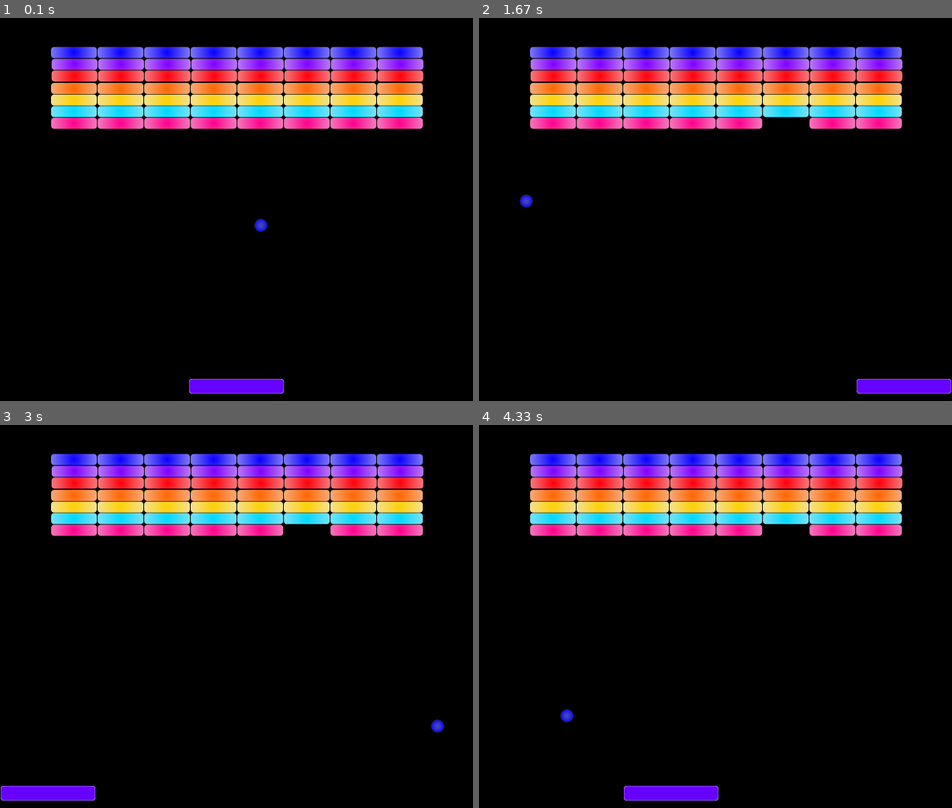
Above: before the commit, frames 1-4 (two rows, left to right).
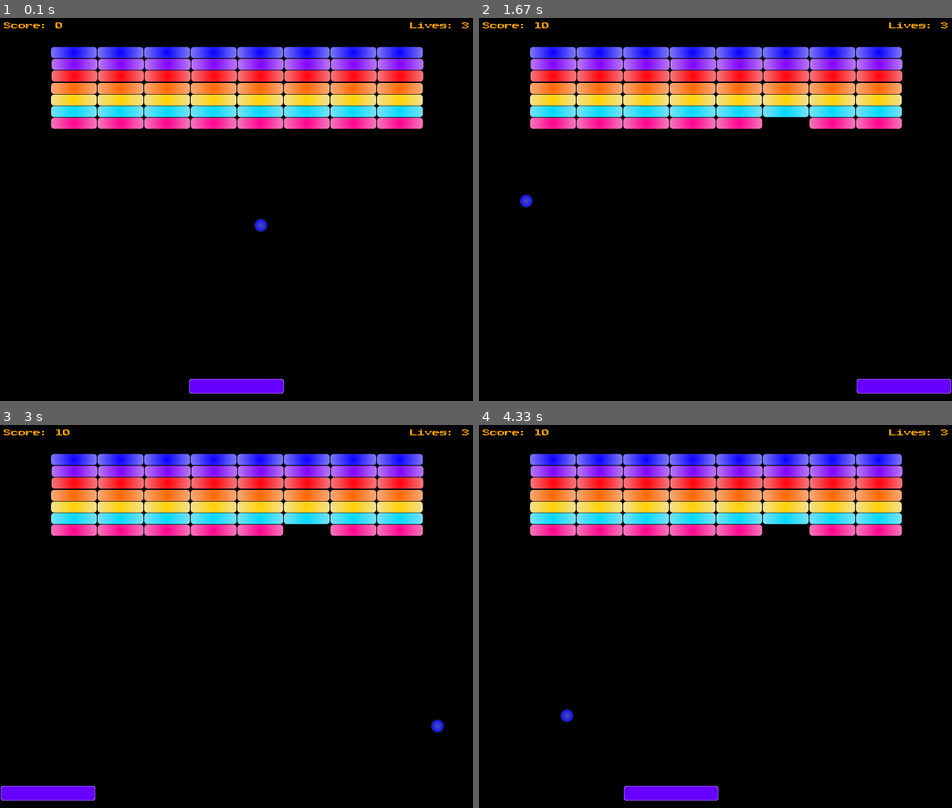
Above: after the commit, the same moments.

Repository: lielfr/pygame-breakout
Game: pygame game, started from main.py
Same seed, same stepped clock (60 frames per second), same inputs: the game is played once before the commit and once after it.
Inputs:
- Up to frame 1 (0.1 s): no input
- Up to frame 2 (1.67 s): tap R at 0.33, 0.67 s; hold Right 1-1.47 s
- Up to frame 3 (3 s): hold Left 2-2.53 s; hold Left 2.57-2.97 s
- Up to frame 4 (4.33 s): hold Right 3-3.63 s; hold Left 3.67-4.13 s; hold Right from 4.17 s (still down)

The runs differ from the first frame. In frame 1, 0.2% of the frame differs, in the area x 0-100%, y 1-3%; in frame 2, 0.2%; in frame 3, 0.2%; in frame 4, 0.2%.

Commit message:
Add lives and score

Diff:
--- a/breakout_game/__init__.py
+++ b/breakout_game/__init__.py
@@ -7,11 +7,12 @@
 from breakout_game.Bat import Bat
 from breakout_game.ball import Ball
 from breakout_game.bricks_manager import BricksManager
+from breakout_game.score_manager import Score
 
 
 class Game:
 
-    def init_sprites(self):
+    def init_sprites_and_score(self):
         self.bat = Bat()
         self.ball = Ball()
 
@@ -19,6 +20,7 @@
         self.all_sprites.add(self.bat, self.ball)
 
         self.bricks_manager = BricksManager(self.all_sprites)
+        self.score.reset()
 
     def __init__(self):
         pygame.init()
@@ -29,6 +31,7 @@
         self.bg_color = pygame.Color("black")
         self.text_color = pygame.Color("orange")
         self.game_over = False
+        self.score = Score()
 
         # linux/macOS: assets/PublicPixel.ttf
         # windows: assets\PublicPixel.ttf
@@ -47,7 +50,7 @@
             Const.font_size_score
         )
 
-        self.init_sprites()
+        self.init_sprites_and_score()
 
     def handle_events(self):
         pressed_keys = pygame.key.get_pressed()
@@ -78,8 +81,10 @@
         pygame.display.update()
         self.clock.tick(Const.FRAME_RATE)
 
-    def draw_game_over(self):
-        title_text = self.font_title.render('GAME OVER', True, self.text_color)
+    def draw_game_end(self, is_win):
+        self.all_sprites.empty()
+        text_to_display = 'YOU WON!' if is_win else 'GAME OVER'
+        title_text = self.font_title.render(text_to_display, True, self.text_color)
         title_text_rect = title_text.get_rect()
         title_text_rect.center = (Const.screen_width // 2, Const.screen_height // 2 - 20)
         self.screen.blit(title_text, title_text_rect)
@@ -89,16 +94,28 @@
         secondary_text_rect.center = (Const.screen_width // 2, Const.screen_height // 2 + 30)
         self.screen.blit(secondary_text, secondary_text_rect)
 
+    def draw_score_bar(self):
+        score_text = self.font_score_bar.render(f'Score: {self.score.current_score}', True, self.text_color)
+        score_text_rect = score_text.get_rect()
+        score_text_rect.topleft = (Const.score_pad, Const.score_pad)
+        self.screen.blit(score_text, score_text_rect)
+
+        lives_text = self.font_score_bar.render(f'Lives: {self.bat.live_number}', True, self.text_color)
+        lives_text_rect = lives_text.get_rect()
+        lives_text_rect.topright = (Const.screen_width - Const.score_pad, Const.score_pad)
+        self.screen.blit(lives_text, lives_text_rect)
+
     def reset(self):
         self.all_sprites.empty()
-        self.init_sprites()
+        self.init_sprites_and_score()
         self.game_over = False
 
 
     def draw(self):
         self.screen.fill(self.bg_color)
 
-        if self.game_over:
-            self.draw_game_over()
+        if self.game_over or self.score.is_win():
+            self.draw_game_end(self.score.is_win())
         else:
+            self.draw_score_bar()
             self.all_sprites.draw(self.screen)
--- a/breakout_game/bricks_manager.py
+++ b/breakout_game/bricks_manager.py
@@ -1,6 +1,7 @@
 import pygame
 from breakout_game import Const
 from breakout_game.brick import Brick
+from breakout_game.score_manager import Score
 
 
 class BricksManager:
@@ -20,3 +21,4 @@
         for brick in collision_list:
             ball.bounce_of_brick()
             brick.kill()
+            Score().add_score(Const.score_per_hit)
--- a/breakout_game/const.py
+++ b/breakout_game/const.py
@@ -25,12 +25,14 @@
     font_size_title = 32
     font_size_text = 18
     font_size_score = 10
+    score_pad = 5
+    score_per_hit = 10
+
+
+    brick_rows = 7
+    brick_cols = 8
 
     # calculated sizes
     half_ball_size = ball_size / 2
     half_bat_size = bat_size / 2
-
-    # brick_rows = screen_width - brick_size[0] - brick_pad
-    brick_rows = 7
-    # brick_cols = screen_height // 3 - brick_size[1] - brick_pad
-    brick_cols = 8
+    max_score = score_per_hit * brick_rows * brick_cols
--- /dev/null
+++ b/breakout_game/score_manager.py
@@ -0,0 +1,24 @@
+from dataclasses import dataclass
+
+from breakout_game.const import Const
+
+class Singleton(type):
+    _instances = {}
+
+    def __call__(cls, *args, **kwargs):
+        if cls not in cls._instances:
+            cls._instances[cls] = super().__call__(*args, **kwargs)
+        return cls._instances[cls]
+
+@dataclass
+class Score(metaclass=Singleton):
+    current_score: int = 0
+
+    def reset(self):
+        self.current_score = 0
+
+    def add_score(self, increment):
+        self.current_score += increment
+
+    def is_win(self):
+        return self.current_score == Const.max_score
